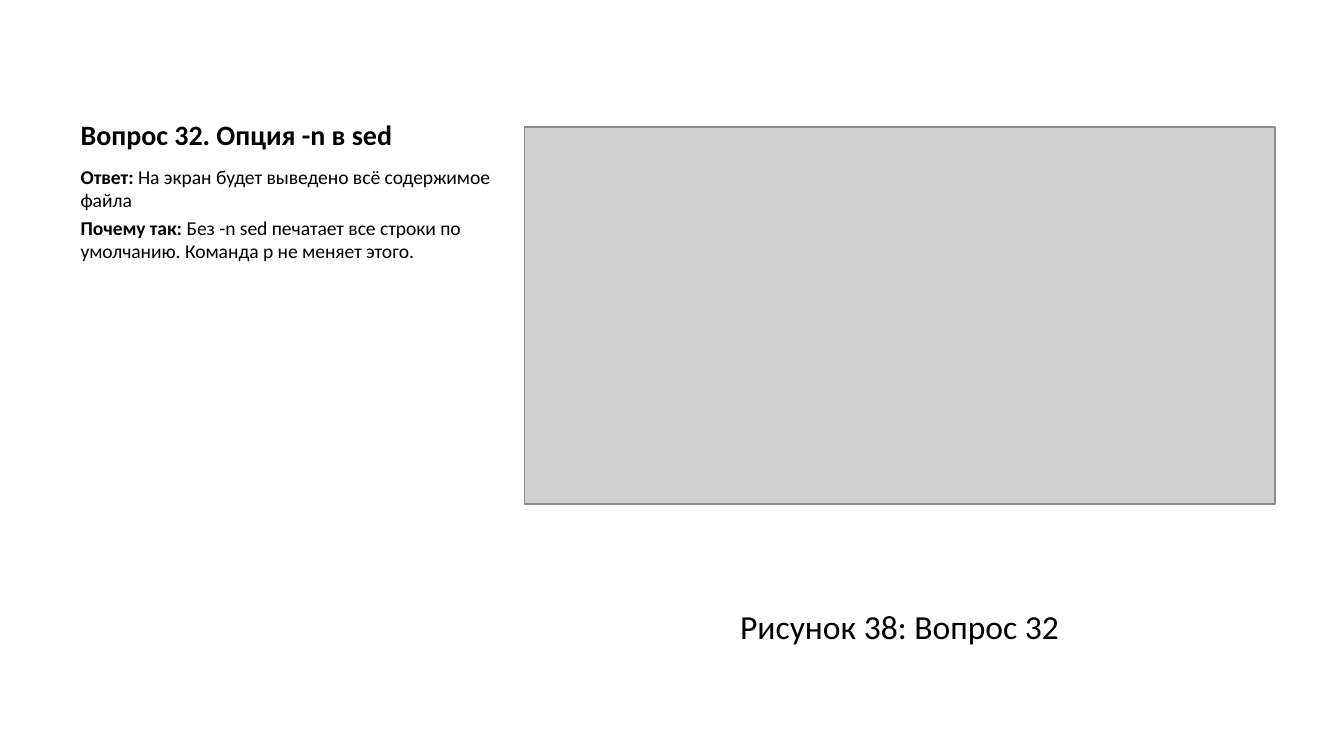
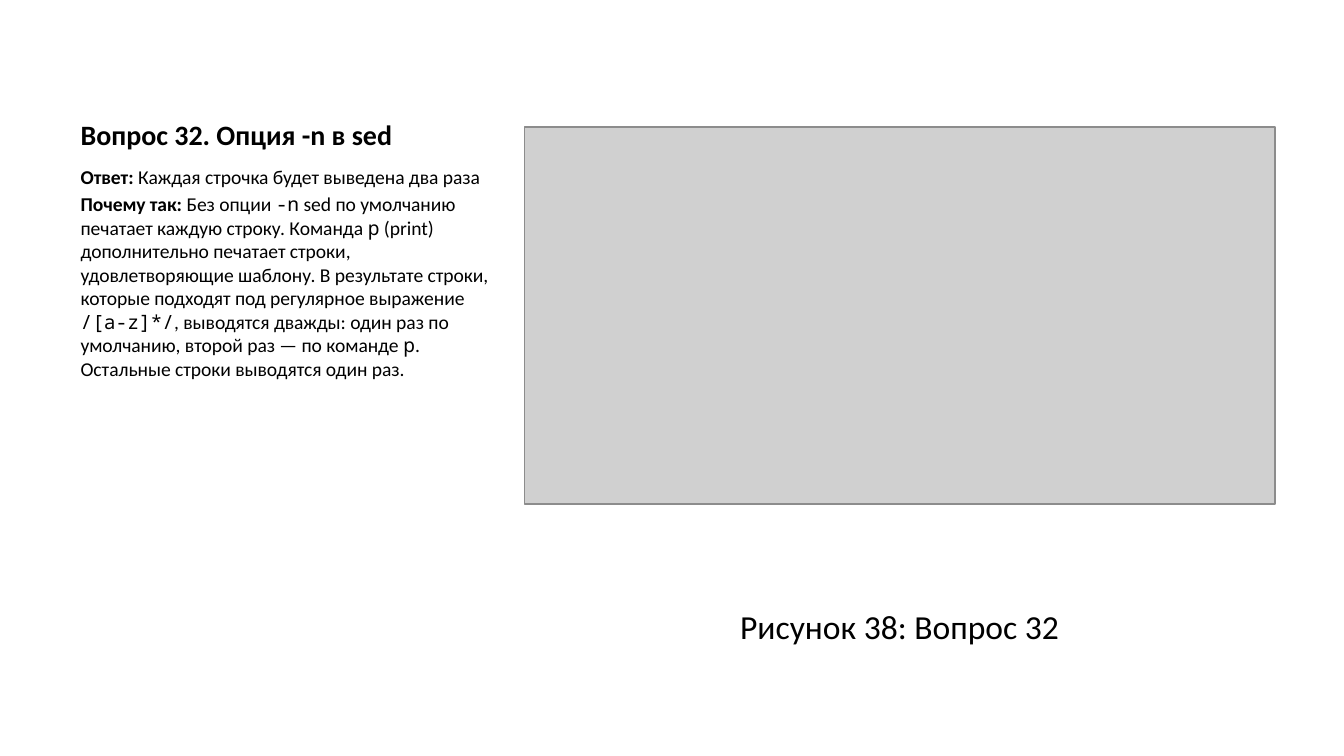
Before and after one commit to asivanova1/stepik-linux-course, a slide deck: slide 41 of stepik/razdel/03/presentation/output/presentation_stepik_3.pptx. Drawn at 1344x756 pixels with LibreOffice and Linux fonts; fonts in the diff are those of the drawing; grey boxes stand for pictures. Boxes give left, top, right and bottom in pixels: in the first picture for what was removed or moved away, otherwise in the second. Text is boxed around its words. In the diff, an @@ line names an element or a change of style, - is before the commit and + after.

```diff
--- a/stepik/razdel/03/presentation/output/presentation_stepik_3.pptx
+++ b/stepik/razdel/03/presentation/output/presentation_stepik_3.pptx
@@ text at [81, 170, 489, 380]: text changed @@
-Ответ: На экран будет выведено всё содержимое файла
-Почему так: Без -n sed печатает все строки по умолчанию. Команда p не меняет этого.
+Ответ: Каждая строчка будет выведена два раза
+Почему так: Без опции -n sed по умолчанию печатает каждую строку. Команда p (print) дополнительно печатает строки, удовлетворяющие шаблону. В результате строки, которые подходят под регулярное выражение /[a-z]*/, выводятся дважды: один раз по умолчанию, второй раз — по команде p. Остальные строки выводятся один раз.
```
Also in this commit, not shown: 6 other slides changed, 21 other files.
